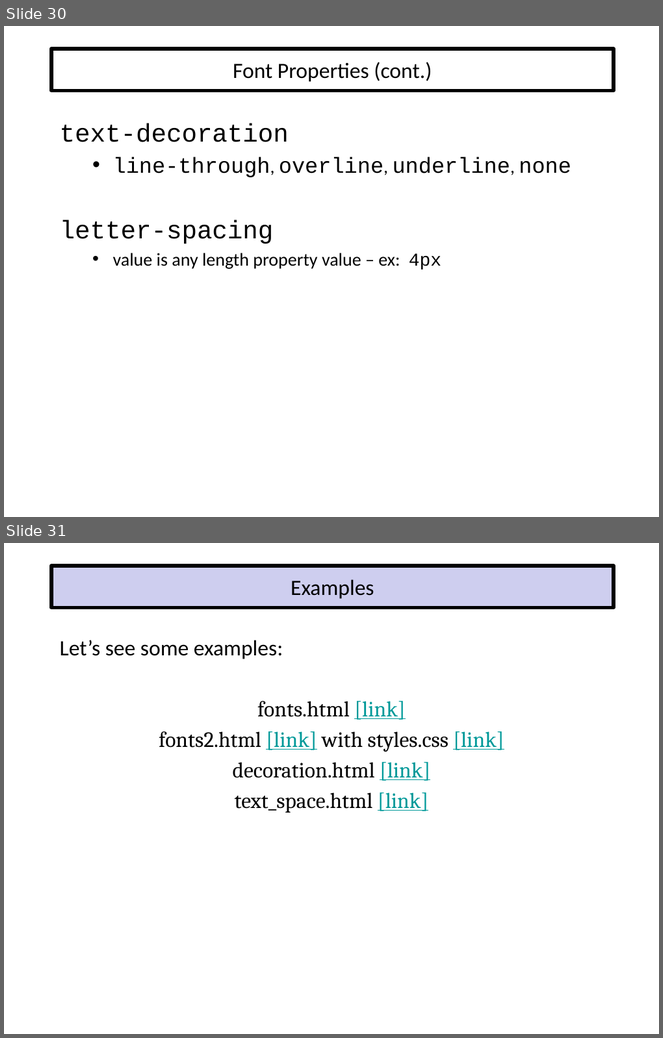
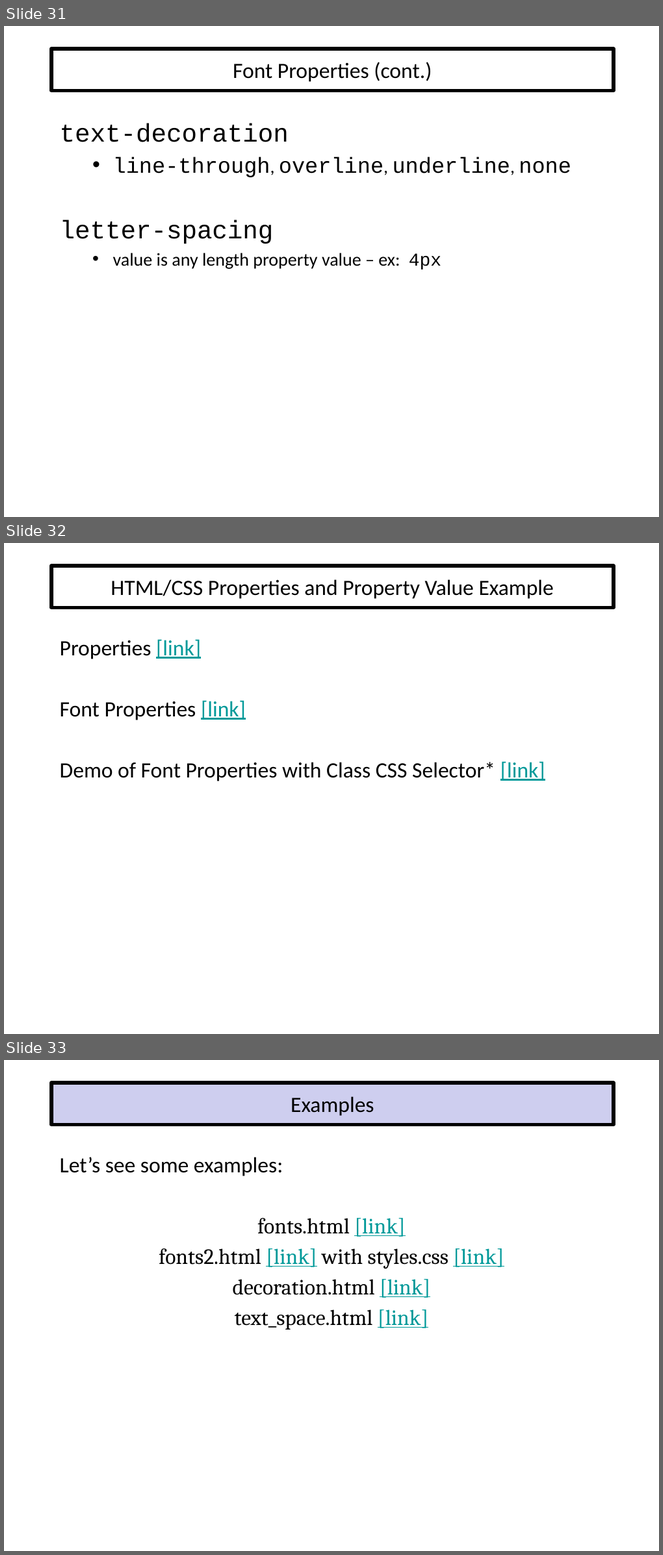
Before and after one commit to EricJPogue/www-epogue-info, a slide deck: CPSC-24700/Presentations/css.pptx. Shown one above the other, each under a label of ours: slides 30 and 31 before the commit, slides 31, 32 and 33 after it. The pictures are 663x1038 and 663x1555 pixels, drawn with LibreOffice and Linux fonts; fonts in the diff are those of the drawing. Boxes give left, top, right and bottom in pixels: in the first picture for what was removed or moved away, otherwise in the second. Text is boxed around its words. In the diff, an @@ line names an element or a change of style, - is before the commit and + after.

```diff
--- a/CPSC-24700/Presentations/css.pptx
+++ b/CPSC-24700/Presentations/css.pptx
@@ slide 32 added at bbox=[4, 543, 659, 1034], background #FFFFFF @@
@@ title added at bbox=[51, 566, 613, 608], fill #FFFFFF, outline #000000 4 pt, 24 pt, text #000000 @@
+HTML/CSS Properties and Property Value Example
@@ text added at bbox=[60, 639, 545, 782], 24 pt, text #000000 @@
+Properties [link]
+Font Properties [link]
+Demo of Font Properties with Class CSS Selector* [link]
@@ what was slide 30 is now slide 31 @@
@@ what was slide 31 is now slide 33 @@
```
Also in this commit, not shown: 1 slide changed, 1 other slide added, 9 other files.
